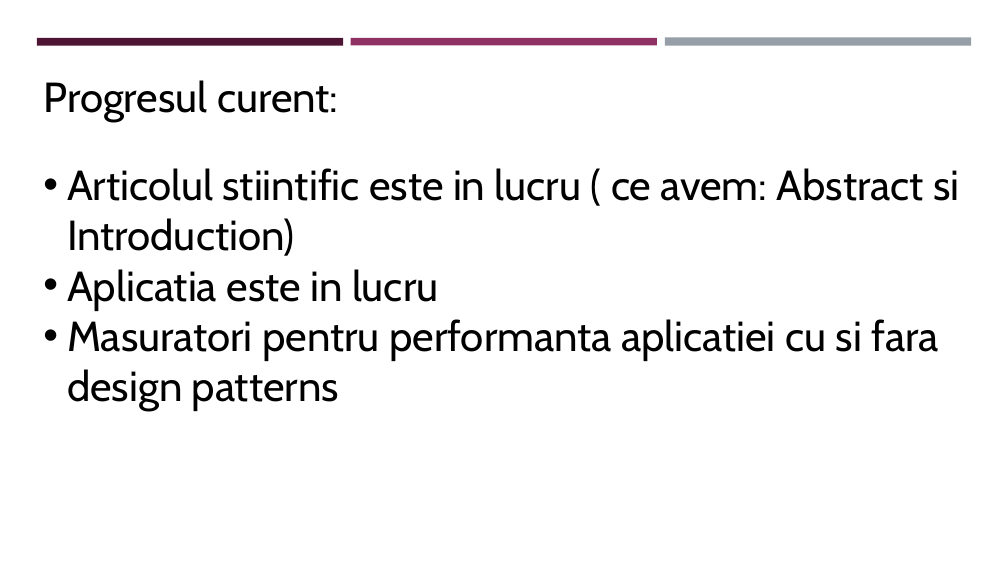
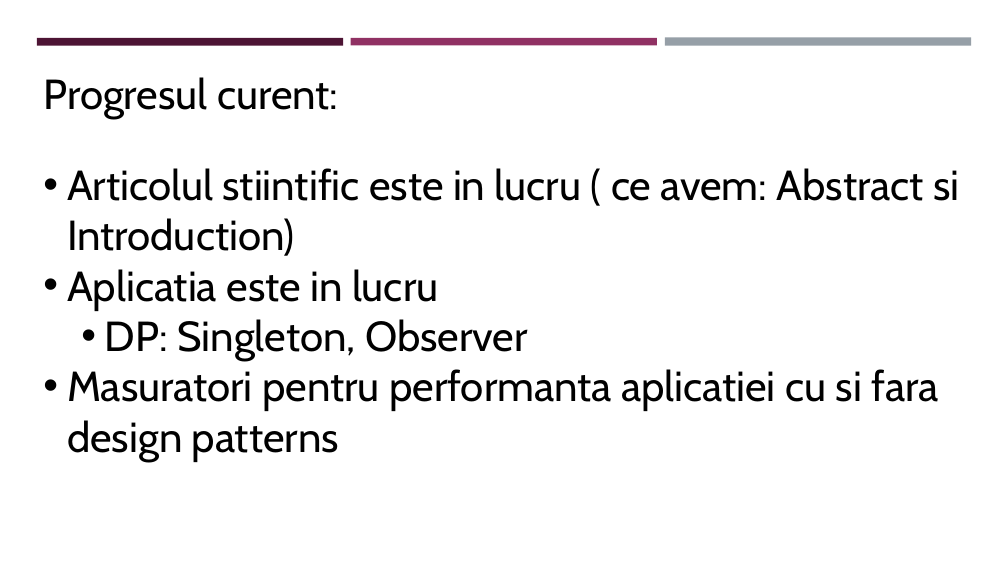
Before and after one commit to siot12/SASPS-Project, a slide deck: slide 2 of docs/Milestone 2.pptx. Drawn at 1008x567 pixels with LibreOffice and Linux fonts; fonts in the diff are those of the drawing. Boxes give left, top, right and bottom in pixels: in the first picture for what was removed or moved away, otherwise in the second. Text is boxed around its words. In the diff, an @@ line names an element or a change of style, - is before the commit and + after.

Commit message:
improve pptx

```diff
--- a/docs/Milestone 2.pptx
+++ b/docs/Milestone 2.pptx
@@ text at [105,319,528,361]: paragraph added @@
+  • DP: Singleton, Observer
```
Also in this commit, not shown: 1 slide added.
